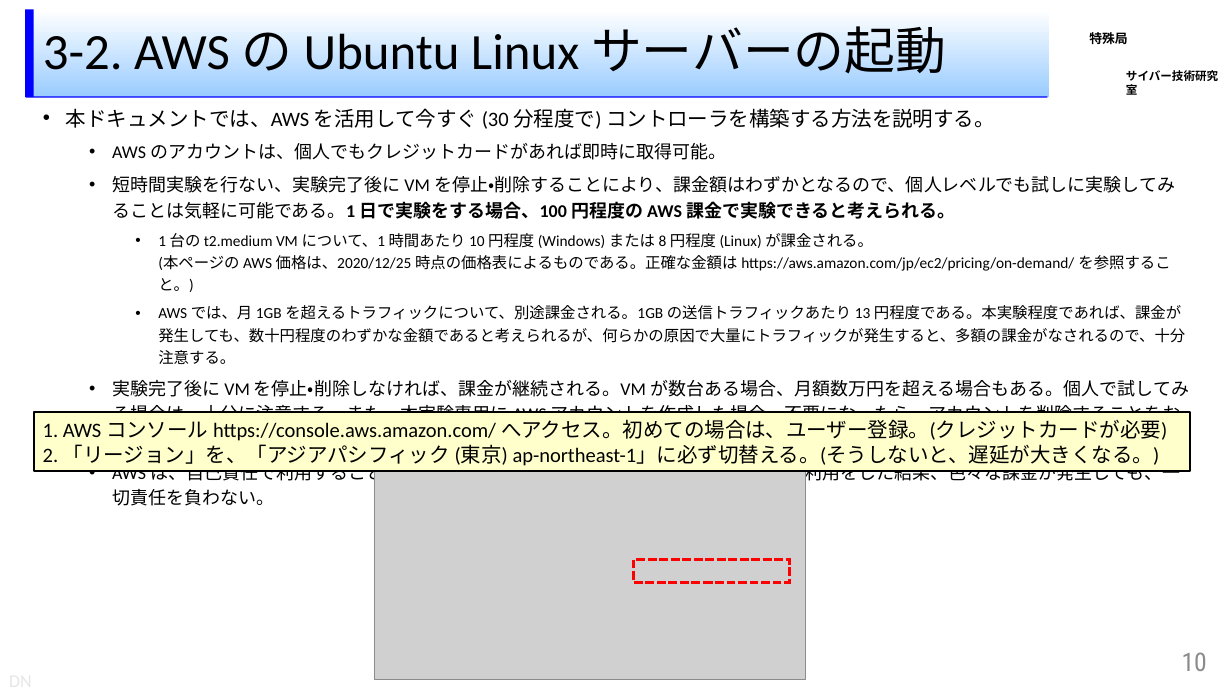
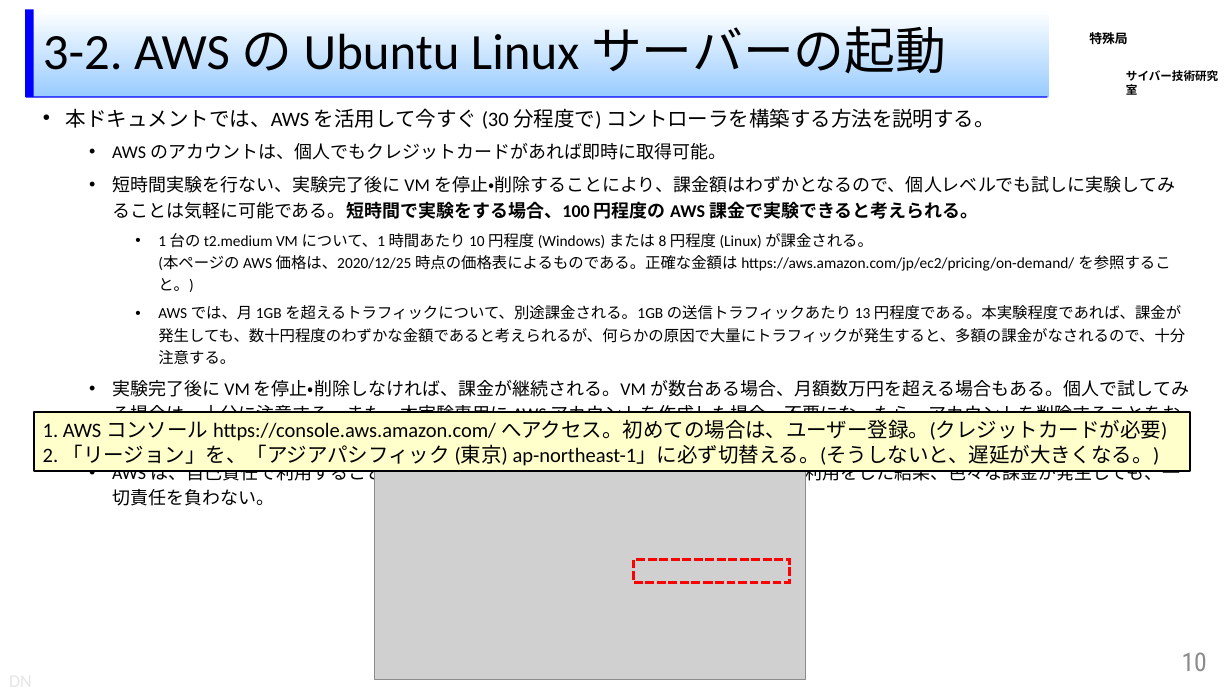
Before and after one commit to IPA-CyberLab/IPA-DN-Docs, a slide deck: slide 10 of Docs/ThinTeleworkSystem/ja/SystemManual/210916 beta8preview2/ThinTele 構築マニュアル (スタンドアロン版).pptx. Drawn at 1232x693 pixels with LibreOffice and Linux fonts; fonts in the diff are those of the drawing; grey boxes stand for pictures; background and template pictures are left out. Boxes give left, top, right and bottom in pixels: in the first picture for what was removed or moved away, otherwise in the second. Text is boxed around its words. In the diff, an @@ line names an element or a change of style, - is before the commit and + after.

```diff
--- a/Docs/ThinTeleworkSystem/ja/SystemManual/210916 beta8preview2/ThinTele 構築マニュアル (スタンドアロン版).pptx
+++ b/Docs/ThinTeleworkSystem/ja/SystemManual/210916 beta8preview2/ThinTele 構築マニュアル (スタンドアロン版).pptx
@@ text at bbox=[112, 176, 1175, 219]: text changed @@
-  • 短時間実験を行ない、実験完了後に VM を停止・削除することにより、課金額はわずかとなるので、個人レベルでも試しに実験してみることは気軽に可能である。1 日で実験をする場合、100 円程度の AWS 課金で実験できると考えられる。
+  • 短時間実験を行ない、実験完了後に VM を停止・削除することにより、課金額はわずかとなるので、個人レベルでも試しに実験してみることは気軽に可能である。短時間で実験をする場合、100 円程度の AWS 課金で実験できると考えられる。
```
Also in this commit, not shown: 2 other slides changed, 1 other file.
